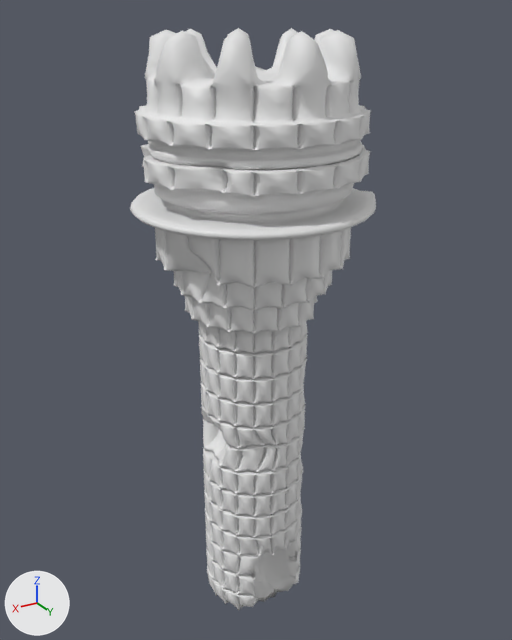
What one commit did to the FBX model Assets/Models/Structures/Tower/Tower.FBX.
Before and after are seen from a camera (50 mm lens) standing at (-0.55, 6.69, 10.13) and looking at (-6.17, -2.69, 5.44). The axes (+X, +Y, +Z) are drawn at lower left. The lights are the same throughout. Materials are left out; every surface is plain grey. Where no turn or scale is listed for an object, it has been applied to the vertices.
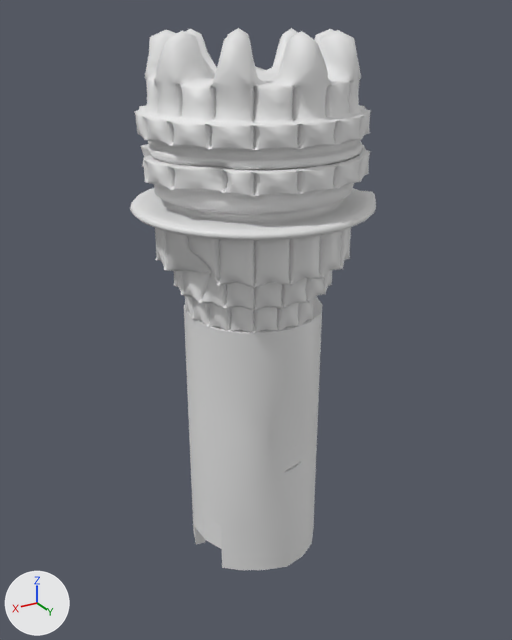
The newer file is also turned or shifted as a whole; pictures and numbers use the older file's frame.

Pixel boxes (x1, y1, x2, y2) of what changed, in the pictures (512 x 640 px):
```json
{"object": "Cylinder002", "change": "reshaped", "before": [130, 28, 376, 610], "after": [130, 28, 376, 334], "on screen": "47% shorter"}
{"object": "Tube001", "change": "added", "after": [184, 298, 322, 570]}
{"part": 1, "of": "me_mesh", "change": "deleted", "before": [198, 321, 308, 610]}
```

Edits to the scene script, one JSON object a line:
```json
{"block": "me_mesh", "where": "# used by ob_cylinder002; location = (-6.03, -2.84, 9.32)"}
{"op": "remove", "block": "me_mesh", "code": "me_mesh.from_pydata(...)  # 15724 vertices, 31432 faces; spans x -1.87..1.87, y -1.57..2.16, z -9.3..0.63"}
{"op": "add", "block": "me_mesh", "code": "me_mesh.from_pydata(...)  # 5777 vertices, 11408 faces; spans x -1.87..1.87, y -1.57..2.16, z -3.64..0.63"}
{"block": "me_mesh", "change": "me_mesh part 1: 9947 vertices removed from x -0.91..0.91, y -0.61..1.2, z -9.3..-3.75"}
{"op": "add", "block": "me_mesh_001", "code": ["me_mesh_001 = bpy.data.meshes.new('Mesh.001')", "me_mesh_001.from_pydata(...)  # 224 vertices, 222 faces; spans x -1.11..1.11, y -1.13..1.13, z 0.0..4.57"]}
{"op": "add", "block": "ob_tube001", "code": ["ob_tube001 = bpy.data.objects.new('Tube001', me_mesh_001)", "ob_tube001.location = (-6.03, -2.55, 1.22)"]}
```
